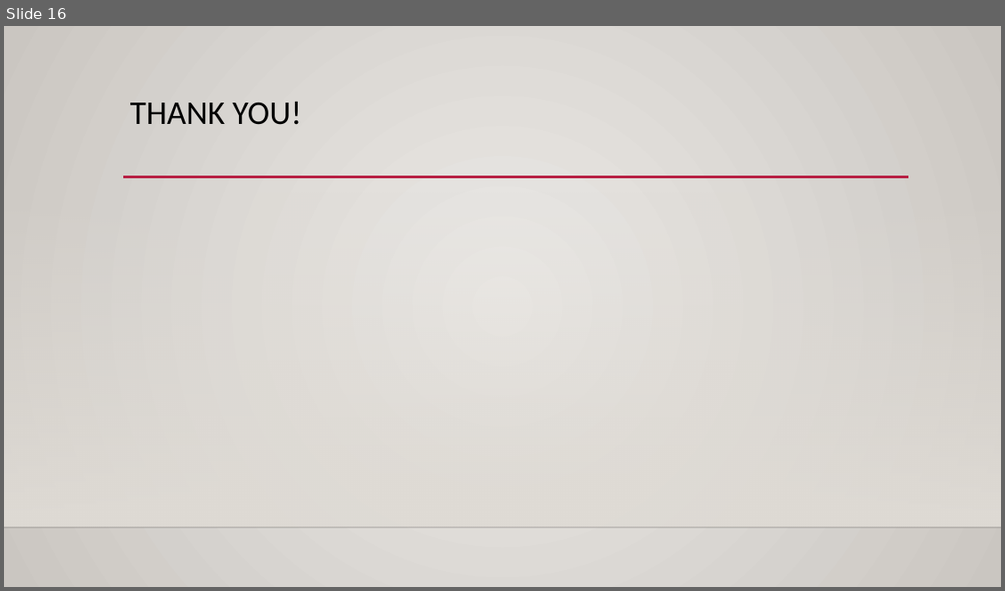
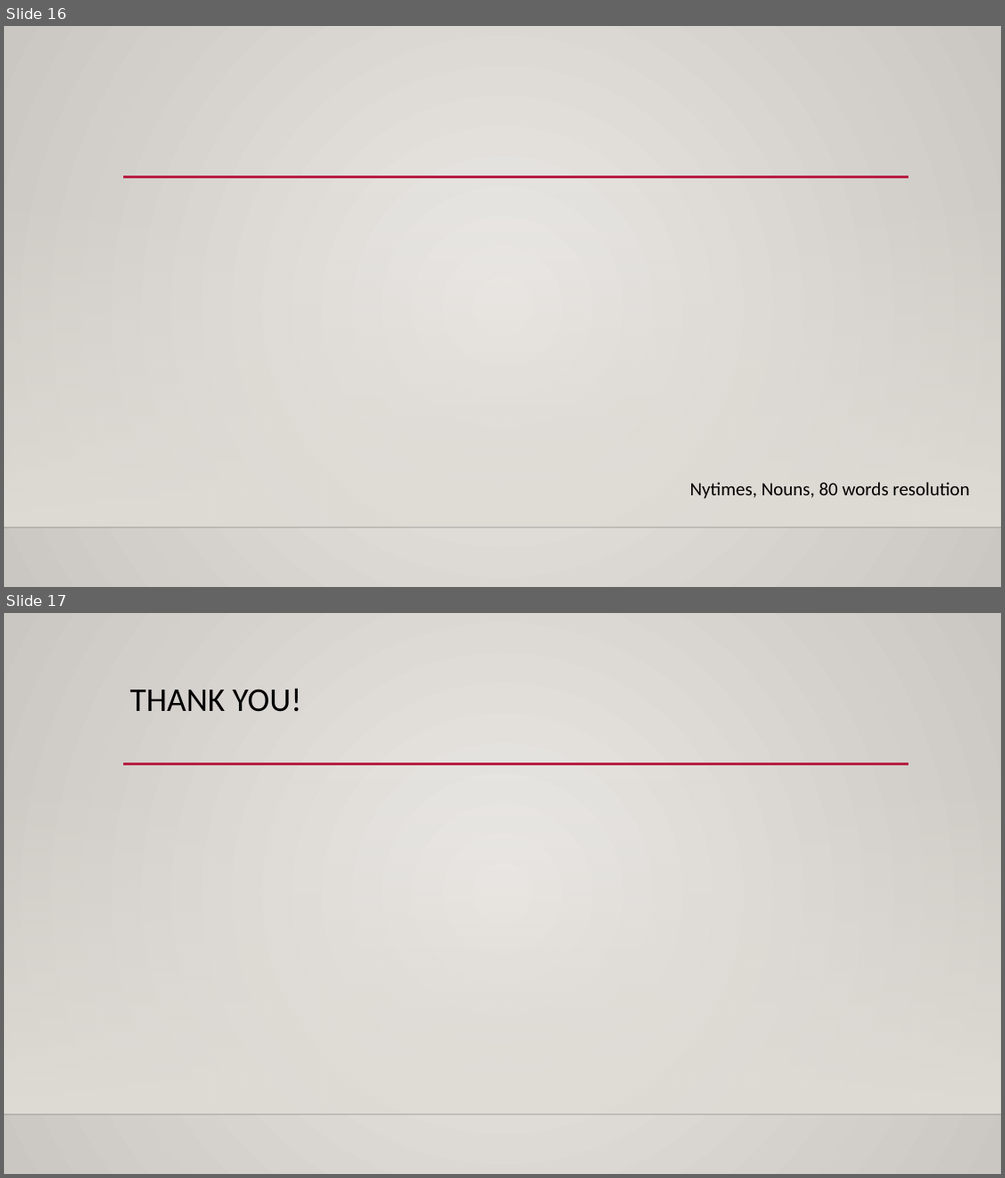
Before and after one commit to waterknows/hwcfpp, a slide deck: project.pptx. Shown one above the other, each under a label of ours: slide 16 before the commit, slides 16 and 17 after it. The pictures are 1005x591 and 1005x1178 pixels, drawn with LibreOffice and Linux fonts; fonts in the diff are those of the drawing; background and template pictures are left out. Boxes give left, top, right and bottom in pixels: in the first picture for what was removed or moved away, otherwise in the second. Text is boxed around its words. In the diff, an @@ line names an element or a change of style, - is before the commit and + after.

```diff
--- a/project.pptx
+++ b/project.pptx
@@ slide 16 added at box(4, 26, 1001, 587), background picture (left out); not listed: 3 template elements that a slide beside it also shows @@
@@ text added at box(690, 482, 969, 499), 18 pt, text #000000 @@
+Nytimes, Nouns, 80 words resolution
@@ what was slide 16 is now slide 17 @@
```
Also in this commit, not shown: 8 slides changed.
